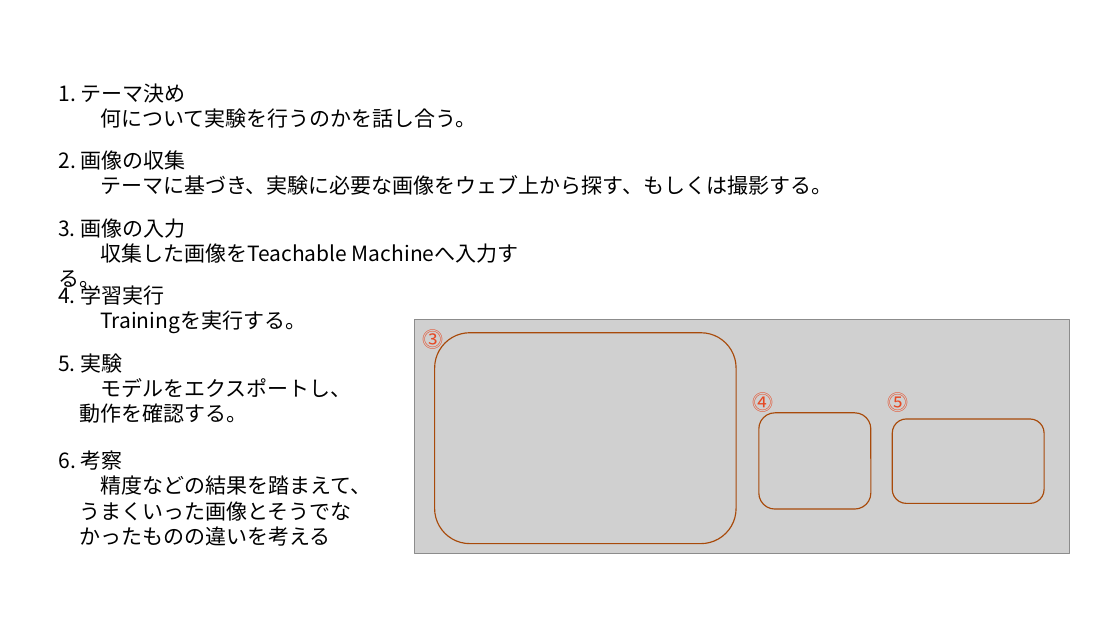
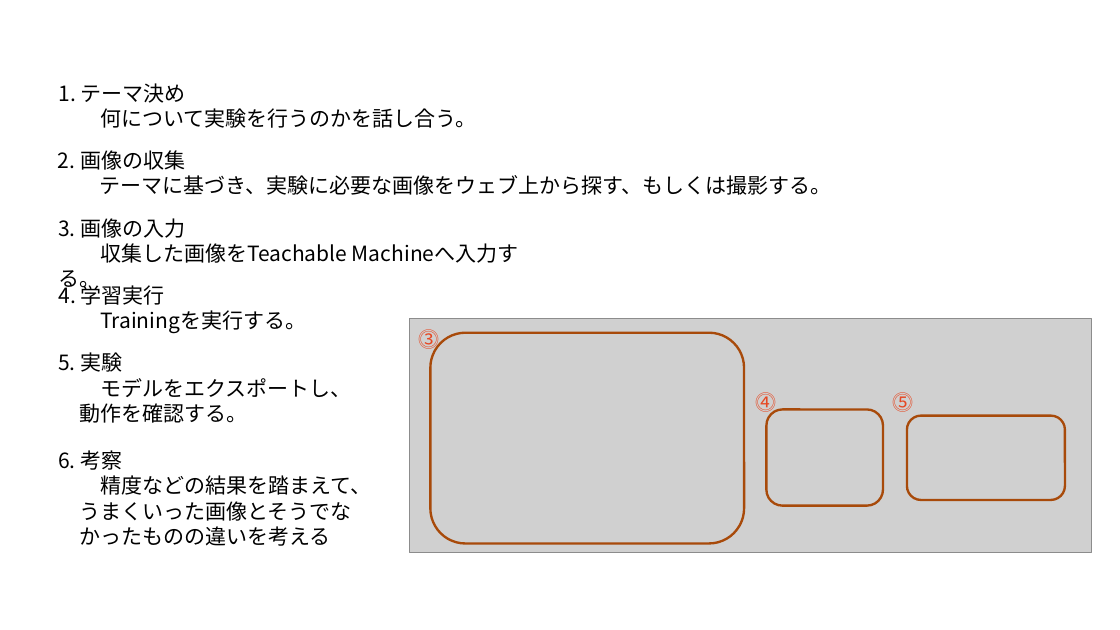
Before and after one commit to fjmrytfjsn/5th, a slide deck: slide 2 of softwear/02/task2-2.pptx. Drawn at 1120x630 pixels with LibreOffice and Linux fonts; fonts in the diff are those of the drawing; grey boxes stand for pictures. Boxes give left, top, right and bottom in pixels: in the first picture for what was removed or moved away, otherwise in the second. Text is boxed around its words. In the diff, an @@ line names an element or a change of style, - is before the commit and + after.

```diff
--- a/softwear/02/task2-2.pptx
+++ b/softwear/02/task2-2.pptx
@@ picture: place and size @@
-picture at <box>414,319,1070,554</box>
+picture at <box>409,318,1091,553</box>
@@ text "⓷": place and size @@
-text "⓷" at <box>423,329,444,352</box>
+text "⓷" at <box>419,329,440,352</box>
@@ rounded rectangle: place and size @@
-rounded rectangle at <box>434,333,736,544</box>
+rounded rectangle at <box>430,333,744,544</box>
@@ text "⓹": place and size @@
-text "⓹" at <box>887,392,908,412</box>
+text "⓹" at <box>892,392,913,412</box>
@@ rounded rectangle: place and size @@
-rounded rectangle at <box>759,413,870,510</box>
+rounded rectangle at <box>766,409,883,505</box>
@@ outline #A94B0A 1 pt to #A84A0A 2 pt; proportions changed in 3 elements at <box>430,333,744,544</box>, <box>766,409,883,505</box>, <box>907,416,1065,500</box> @@
@@ rounded rectangle: place and size @@
-rounded rectangle at <box>892,419,1044,504</box>
+rounded rectangle at <box>907,416,1065,500</box>
```
Also in this commit, not shown: 1 other slide changed, 5 other files.
